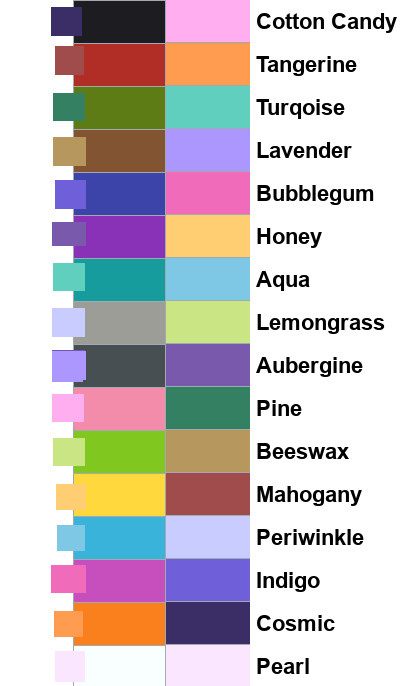
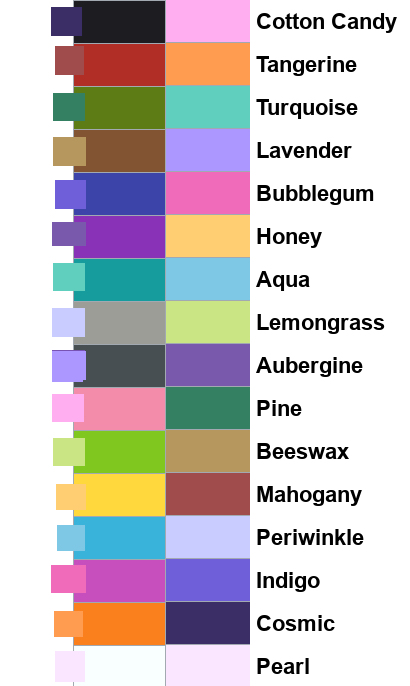
Layer changes from the first 410x686 image to the second:
painted on "Cotton Candy ..." over 302, 99, 358, 115
